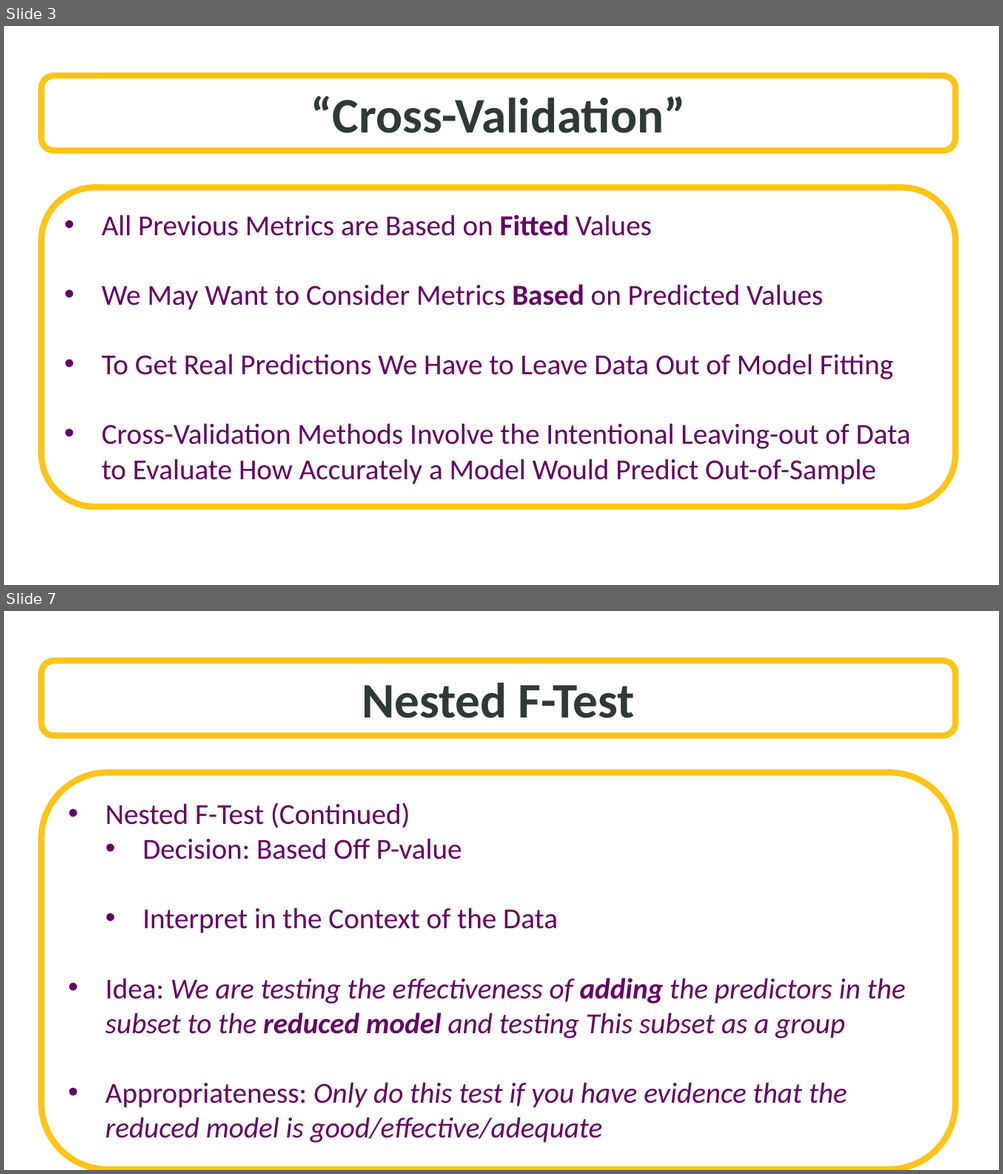
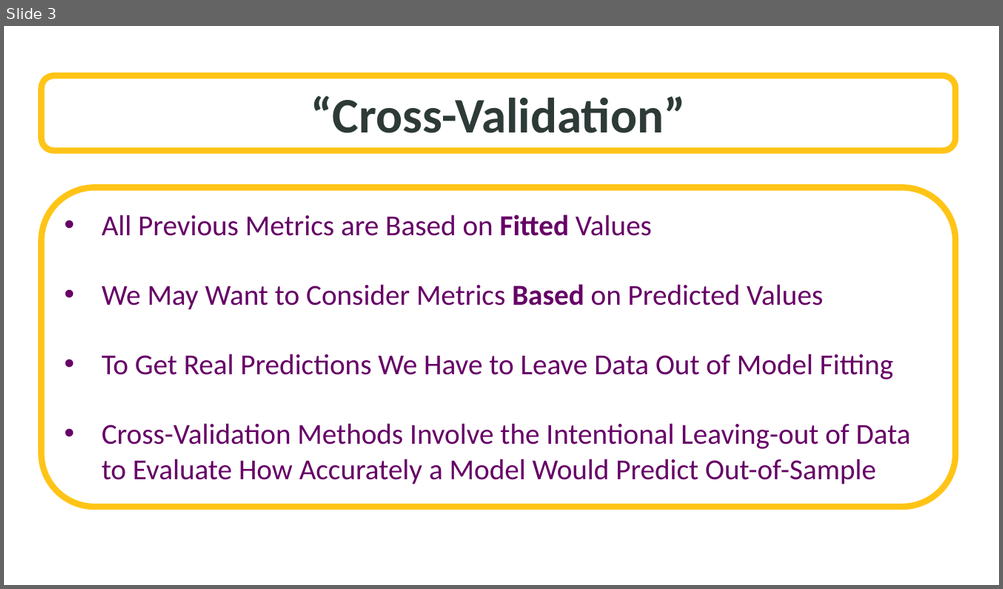
Before and after one commit to SuperMarioGiacomazzo/STOR455_WEBSITE, a slide deck: Lectures/21 - Cross Validation.pptx. Shown one above the other, each under a label of ours: slides 3 and 7 before the commit, slide 3 after it; the slides between them are not shown. The pictures are 1003x1174 and 1003x589 pixels, drawn with LibreOffice and Linux fonts; fonts in the diff are those of the drawing; background and template pictures are left out. Boxes give left, top, right and bottom in pixels: in the first picture for what was removed or moved away, otherwise in the second. Text is boxed around its words. In the diff, an @@ line names an element or a change of style, - is before the commit and + after.

```diff
--- a/Lectures/21 - Cross Validation.pptx
+++ b/Lectures/21 - Cross Validation.pptx
@@ slide 7 removed at <box>4,611,999,1170</box>, background picture (left out) @@
@@ rounded rectangle removed at <box>41,661,956,736</box> @@
-Nested F-Test
@@ rounded rectangle removed at <box>41,773,956,1170</box> @@
-• Nested F-Test (Continued)
-  • Decision: Based Off P-value
-  • Interpret in the Context of the Data
-• Idea: We are testing the effectiveness of adding the predictors in the subset to the reduced model and testing This subset as a group
-• Appropriateness: Only do this test if you have evidence that the reduced model is good/effective/adequate
```
Also in this commit, not shown: 2 slides changed, 3 slides added, 2 other slides removed, 14 other files.
